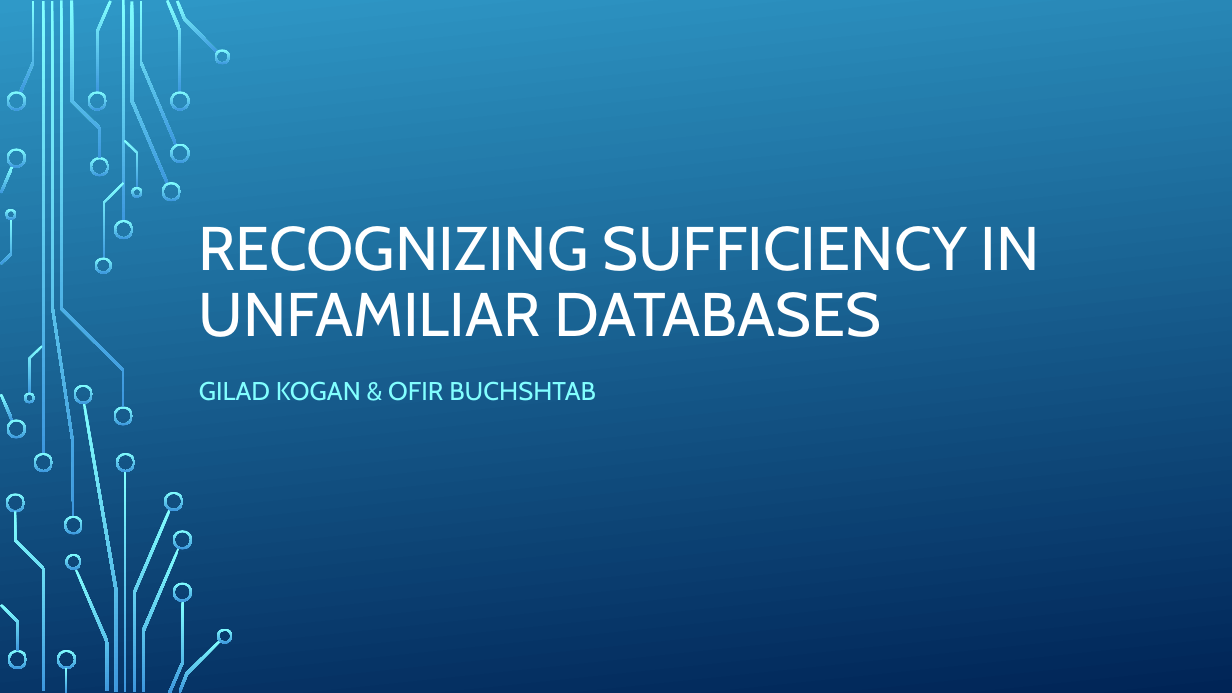
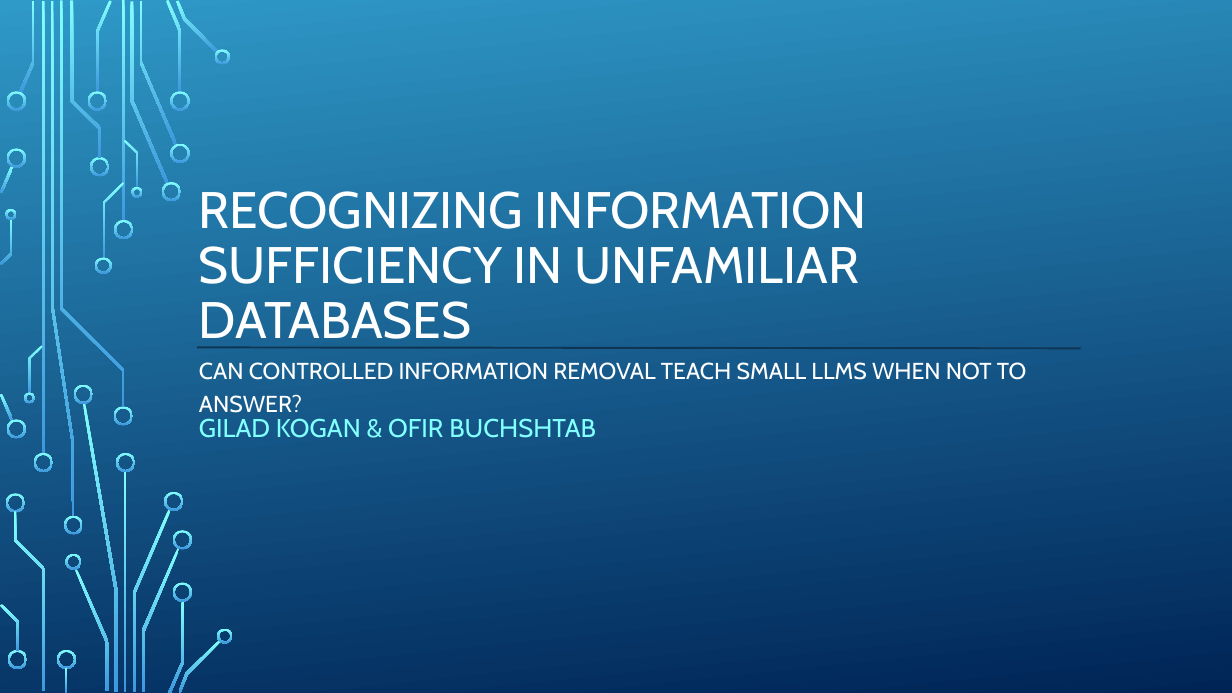
Before and after one commit to ofirbuch-minervaxr/information-sufficiency-unfamiliar-databases, a slide deck: slide 1 of Slides/Information Sufficiency in Unfamiliar Databases.pptx. Drawn at 1232x693 pixels with LibreOffice and Linux fonts; fonts in the diff are those of the drawing; background and template pictures are left out. Boxes give left, top, right and bottom in pixels: in the first picture for what was removed or moved away, otherwise in the second. Text is boxed around its words. In the diff, an @@ line names an element or a change of style, - is before the commit and + after.

```diff
--- a/Slides/Information Sufficiency in Unfamiliar Databases.pptx
+++ b/Slides/Information Sufficiency in Unfamiliar Databases.pptx
@@ title at (x1=199, y1=191, x2=867, y2=349): text changed; size 48 to 40 pt @@
-RECOGNIZING SUFFICIENCY IN UNFAMILIAR DATABASES
+RECOGNIZING INFORMATION SUFFICIENCY IN UNFAMILIAR DATABASES
@@ line added from (197, 348) to (1081, 348), #0E3554 1.5 pt @@
@@ text added at (x1=199, y1=362, x2=1026, y2=419), 18 pt, text #FFFFFF @@
+CAN CONTROLLED INFORMATION REMOVAL TEACH SMALL LLMS WHEN NOT TO ANSWER?
@@ subtitle "GILAD KOGAN & OFIR BUCHSHTAB" moved from (x1=199, y1=381, x2=596, y2=401) to (x1=199, y1=418, x2=596, y2=438) @@
```
Also in this commit, not shown: 6 other slides changed, 2 slides added, 1 other file.
